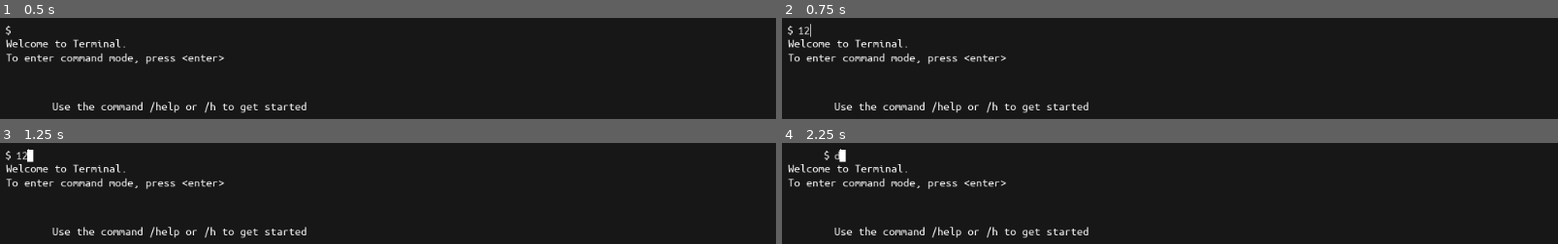
Above: before the commit, frames 1-4 (two rows, left to right).
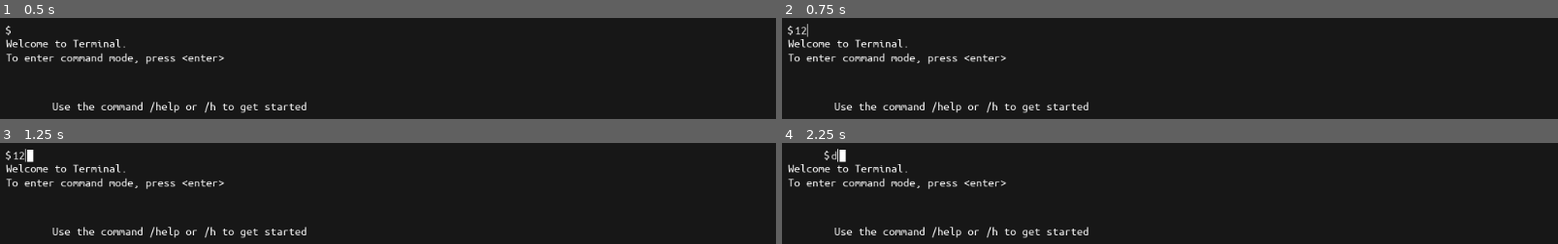
Above: after the commit, the same moments.

Repository: jaydubbyasee/ld45terminal
Game: Godot game, scene res://scenes/levels/level01/Level_01_Tutorial.tscn
Two runs of this game, one before a commit and one after it. Both use one fixed random seed, a clock stepped at 60 frames per second and the inputs below.
Inputs (mouse positions are in pixels of both pictures, inside the frame that each line leads up to):
- Up to frame 1 (0.5 s): no input
- Up to frame 2 (0.75 s): click (913, 31) at 0.52 s; type "12" at 0.6 s
- Up to frame 3 (1.25 s): no input
- Up to frame 4 (2.25 s): tap Enter (ui_accept) at 1.25, 1.52, 2 s; hold Right (ui_right) from 1.28 s (still down); tap D (shoot) at 1.35, 2.1 s

Frame 1 is identical in both runs. In frame 2, 0.1% of the frame differs, in the area x 1-4%, y 5-20%; in frame 3, 0.1%; in frame 4, less than 0.1%.

Commit message:
Offset caret when in command mode

Diff:
--- a/CursorBoy.tscn
+++ b/CursorBoy.tscn
@@ -33,13 +33,14 @@
 script = ExtResource( 1 )
 
 [node name="LineEdit" type="LineEdit" parent="."]
-margin_left = -3.21489
-margin_top = -11.5147
-margin_right = 299.784
-margin_bottom = 12.4853
+margin_left = -7.21642
+margin_top = -11.884
+margin_right = 295.784
+margin_bottom = 12.116
 custom_styles/focus = SubResource( 1 )
 custom_styles/normal = SubResource( 2 )
 expand_to_text_length = true
+caret_blink_speed = 1.0
 
 [node name="CollisionBox" type="CollisionShape2D" parent="."]
 shape = SubResource( 3 )
--- a/scenes/levels/level01/Level_01_Tutorial.tscn
+++ b/scenes/levels/level01/Level_01_Tutorial.tscn
@@ -13,16 +13,16 @@
 [sub_resource type="RectangleShape2D" id=2]
 extents = Vector2( 3.99892, 7.56165 )
 
+[sub_resource type="RectangleShape2D" id=3]
+extents = Vector2( 334.041, 382.45 )
+
+[sub_resource type="RectangleShape2D" id=4]
+extents = Vector2( 50, 40 )
+
 [sub_resource type="RectangleShape2D" id=5]
-extents = Vector2( 334.041, 382.45 )
+extents = Vector2( 270, 250 )
 
 [sub_resource type="RectangleShape2D" id=6]
-extents = Vector2( 50, 40 )
-
-[sub_resource type="RectangleShape2D" id=7]
-extents = Vector2( 270, 250 )
-
-[sub_resource type="RectangleShape2D" id=4]
 extents = Vector2( 151.302, 60.5969 )
 
 [node name="Level01_Tutorial" type="Node2D"]
@@ -38,6 +38,7 @@
 shape = SubResource( 1 )
 
 [node name="CursorBoy" parent="." instance=ExtResource( 2 )]
+editor/display_folded = true
 position = Vector2( 21.7078, 29.8747 )
 
 [node name="CollisionBox" parent="CursorBoy" index="1"]
Not shown: 4 places in scenes/levels/level01/Level_01_Tutorial.tscn that only renumber resources
